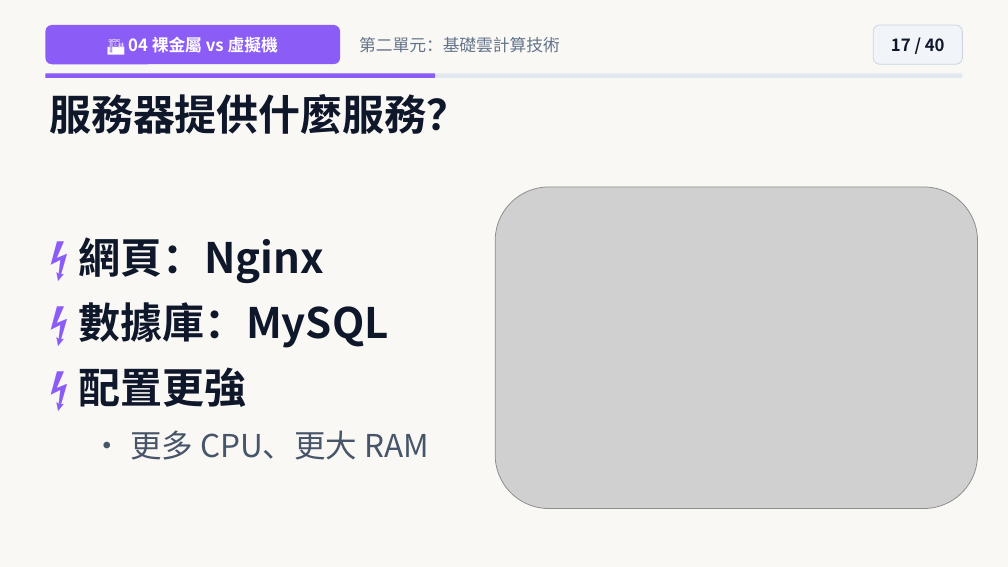
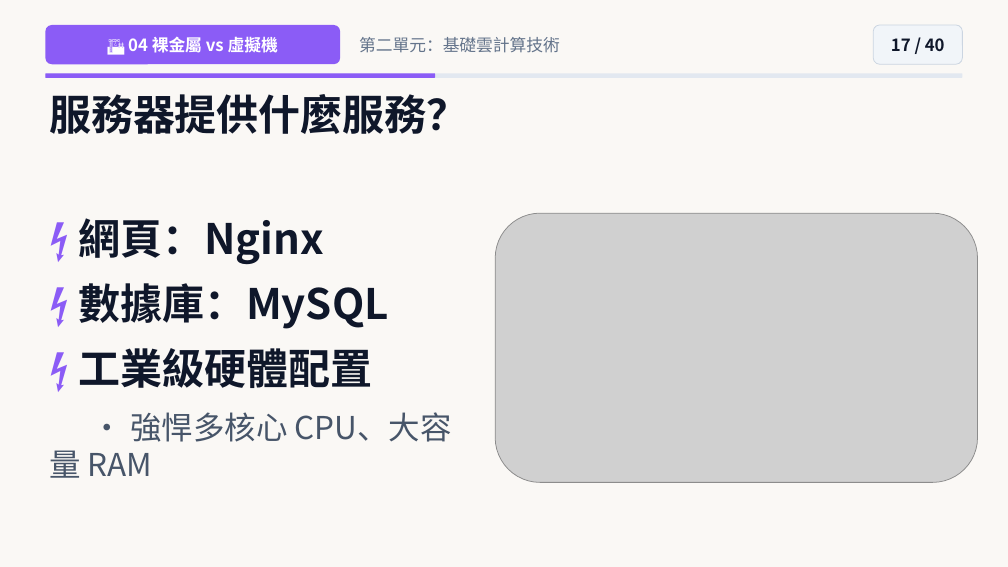
Before and after one commit to joe-ging/seed-cloud-curriculum, a slide deck: slide 17 of downloads/Deck01_Cloud_Level2_NextGen_Pixar_Theme.pptx. Drawn at 1008x567 pixels with LibreOffice and Linux fonts; fonts in the diff are those of the drawing; grey boxes stand for pictures. Boxes give left, top, right and bottom in pixels: in the first picture for what was removed or moved away, otherwise in the second. Text is boxed around its words. In the diff, an @@ line names an element or a change of style, - is before the commit and + after.

```diff
--- a/downloads/Deck01_Cloud_Level2_NextGen_Pixar_Theme.pptx
+++ b/downloads/Deck01_Cloud_Level2_NextGen_Pixar_Theme.pptx
@@ picture: place and size @@
-picture at [495, 187, 978, 508]
+picture at [495, 213, 978, 482]
@@ text at [49, 348, 452, 478]: text changed @@
-⚡ 配置更強
-• 更多 CPU、更大 RAM
+⚡ 工業級硬體配置
+• 強悍多核心 CPU、大容量 RAM
```
Also in this commit, not shown: 22 other slides changed, 24 other files.
